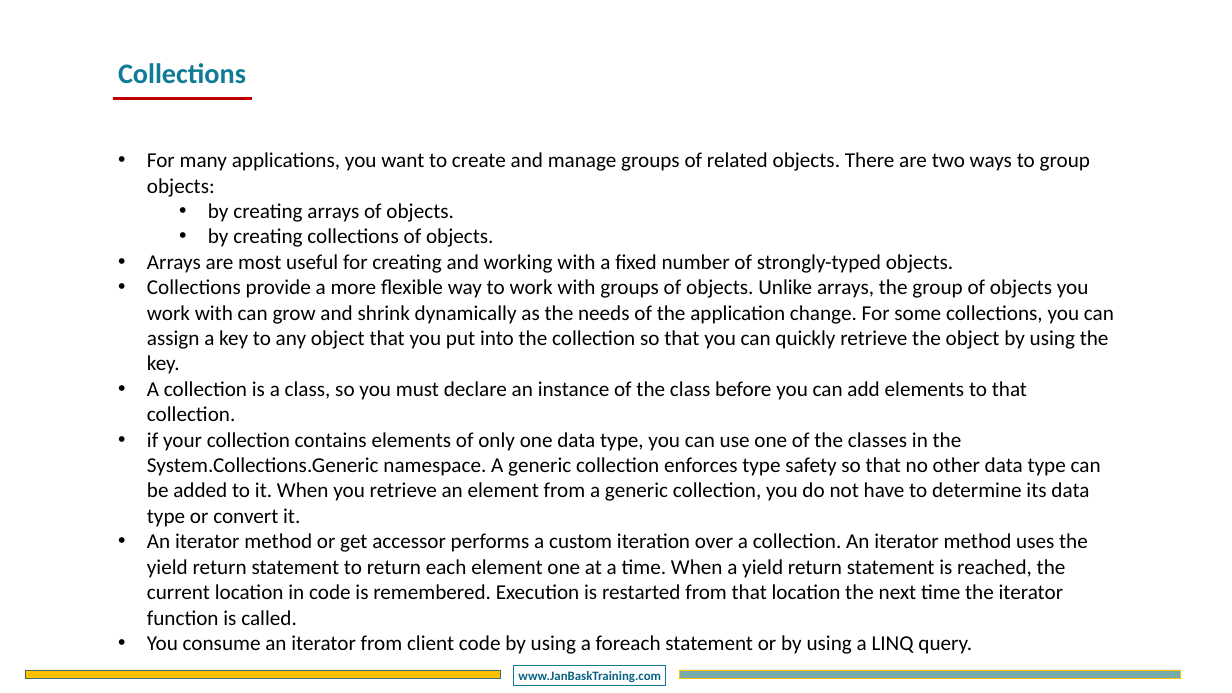
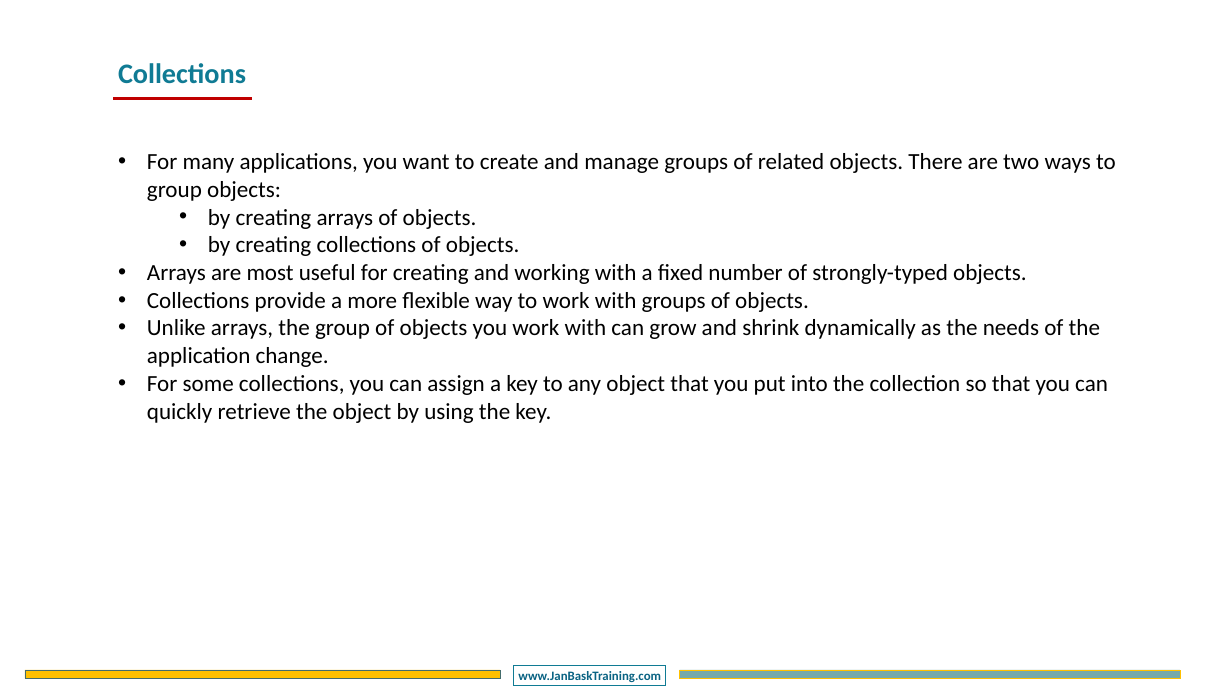
Before and after one commit to DotNetTraining/DotNetEssentials, a slide deck: slide 15 of slides/OOPC/OOPC - Chapter3.pptx (slide 19 before the commit). Drawn at 1232x693 pixels with LibreOffice and Linux fonts; fonts in the diff are those of the drawing; background and template pictures are left out. Boxes give left, top, right and bottom in pixels: in the first picture for what was removed or moved away, otherwise in the second. Text is boxed around its words. In the diff, an @@ line names an element or a change of style, - is before the commit and + after.

```diff
--- a/slides/OOPC/OOPC - Chapter3.pptx
+++ b/slides/OOPC/OOPC - Chapter3.pptx
@@ text at (147,153,1116,284): size 33 to 36 pt in "For many applications, you want to create ...", "by creating arrays of objects.", "by creating collections of objects.", "Arrays are most useful for creating and ..." @@
@@ text at (147,292,1108,423): text changed; size 33 to 36 pt @@
-• Collections provide a more flexible way to work with groups of objects. Unlike arrays, the group of objects you work with can grow and shrink dynamically as the needs of the application change. For some collections, you can assign a key to any object that you put into the collection so that you can quickly retrieve the object by using the key.
-• A collection is a class, so you must declare an instance of the class before you can add elements to that collection.
-• if your collection contains elements of only one data type, you can use one of the classes in the System.Collections.Generic namespace. A generic collection enforces type safety so that no other data type can be added to it. When you retrieve an element from a generic collection, you do not have to determine its data type or convert it.
-• An iterator method or get accessor performs a custom iteration over a collection. An iterator method uses the yield return statement to return each element one at a time. When a yield return statement is reached, the current location in code is remembered. Execution is restarted from that location the next time the iterator function is called.
-• You consume an iterator from client code by using a foreach statement or by using a LINQ query.
+• Collections provide a more flexible way to work with groups of objects.
+• Unlike arrays, the group of objects you work with can grow and shrink dynamically as the needs of the application change.
+• For some collections, you can assign a key to any object that you put into the collection so that you can quickly retrieve the object by using the key.
```
Also in this commit, not shown: 4 other slides changed, 3 slides added, 7 slides removed, 7 other files.
